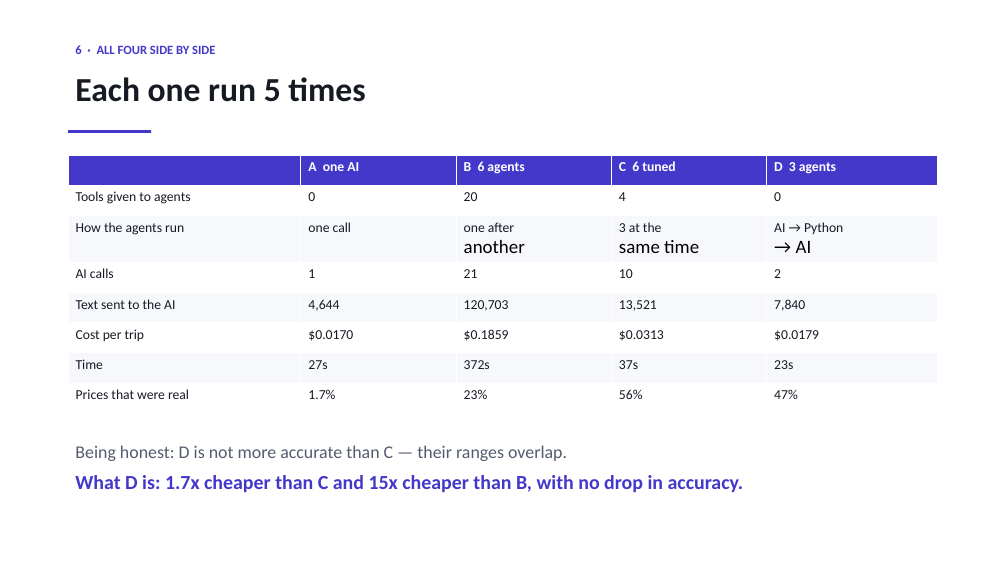
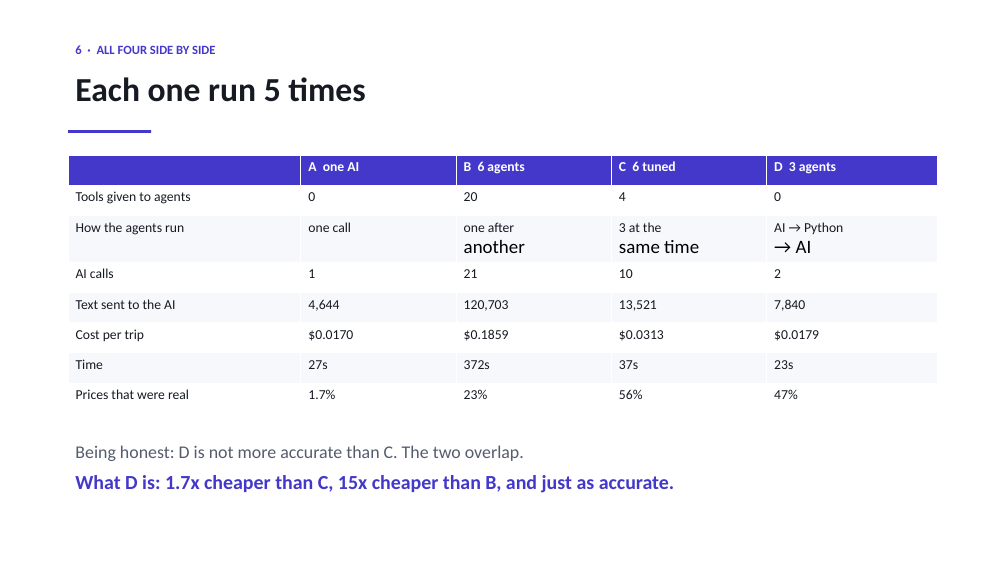
Before and after one commit to sherali143/Trip-Planner, a slide deck: slide 7 of submission/CMP7200_Viva_Presentation.pptx. Drawn at 1008x567 pixels with LibreOffice and Linux fonts; fonts in the diff are those of the drawing. Boxes give left, top, right and bottom in pixels: in the first picture for what was removed or moved away, otherwise in the second. Text is boxed around its words. In the diff, an @@ line names an element or a change of style, - is before the commit and + after.

Commit message:
Plainer wording on the viva slides
Sixteen explaining lines rewritten in commoner words and shorter sentences.
"one at a time" for "one after another. Nothing overlaps", "The two overlap"
for "their ranges overlap", "the free APIs ran out" for "because of the free
API limits". Nothing structural changed: the same nine slides, the same
tables, the same tool names and the same measured numbers.

These lines are read aloud from the front of a room, which is the test they
were failing.

```diff
--- a/submission/CMP7200_Viva_Presentation.pptx
+++ b/submission/CMP7200_Viva_Presentation.pptx
@@ text at box(75, 445, 674, 493): text changed @@
-Being honest: D is not more accurate than C — their ranges overlap.
-What D is: 1.7x cheaper than C and 15x cheaper than B, with no drop in accuracy.
+Being honest: D is not more accurate than C. The two overlap.
+What D is: 1.7x cheaper than C, 15x cheaper than B, and just as accurate.
```
Also in this commit, not shown: 7 other slides changed, 1 other file.
